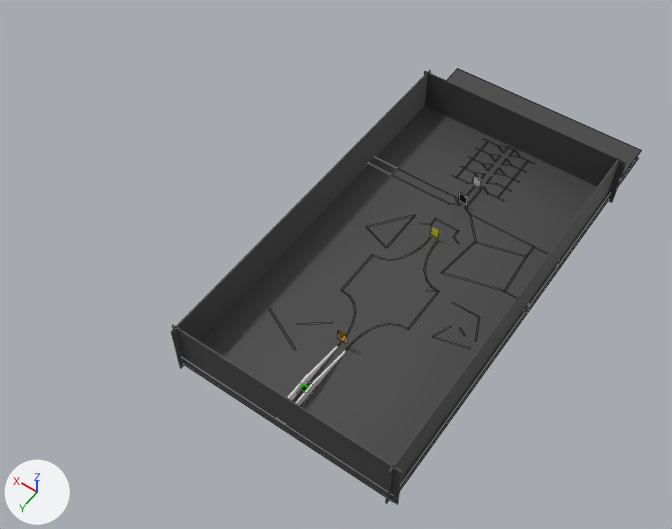
Two versions of the Blender file Modelling/DOUG.blend, one commit apart.
Both versions are drawn from a 50 mm camera at (-65.1, 108.6, 179.3) aimed at (16.7, -5.9, -0.6). The axes (+X, +Y, +Z) are drawn at lower left. The lights are the same throughout. Mesh edges are drawn as thin lines on the coarser meshes.

The scene before the commit, as lines of its bpy script (objects in view):
```python
me_cube_003 = bpy.data.meshes.new('Cube.003')
me_cube_003.from_pydata(...)  # 40 vertices, 38 faces; spans x -1.0..1.0, y -1.0..1.0, z -1.0..1.0
me_cube_003.materials.append(mat_material_008)  # dark grey #464646
me_cube_033 = bpy.data.meshes.new('Cube.033')
me_cube_033.from_pydata([(8.5, 18.1, 0.0), (8.5, 18.1, 0.0), (8.5, -18.1, 0.0), (8.5, -18.1, 0.0), (-8.5, 18.1, 0.0), (-8.5, 18.1, 0.0), (-8.5, -18.1, 0.0), (-8.5, -18.1, 0.0)], [], [(0, 4, 6, 2), (3, 2, 6, 7), (7, 6, 4, 5), (5, 1, 3, 7), (1, 0, 2, 3), (5, 4, 0, 1)])
me_cube_033.materials.append(mat_material_008)  # dark grey #464646
me_cube_061 = bpy.data.meshes.new('Cube.061')
me_cube_061.from_pydata(...)  # 40 vertices, 38 faces; spans x -1.0..1.0, y -1.0..1.0, z -1.0..1.0
me_cube_061.materials.append(mat_material_008)  # dark grey #464646
ob_floor_col_001 = bpy.data.objects.new('floor-col.001', me_cube_033)
ob_floor_col_001.location = (-0.3, -22.2, 3.0)
ob_floor_col_001.scale = (3.31, 3.31, 3.31)
ob_outerwall_col = bpy.data.objects.new('outerwall-col', me_cube_061)
ob_outerwall_col.location = (-0.5, 37.4, 7.4)
ob_outerwall_col.rotation_euler = (0.0, 0.0, -1.571)  # degrees (0, 0, -90)
ob_outerwall_col.scale = (-0.195, 29.2, 7.44)
ob_outerwall_col_001 = bpy.data.objects.new('outerwall-col.001', me_cube_003)
ob_outerwall_col_001.location = (-27.7, -12.7, 7.4)
ob_outerwall_col_001.scale = (-0.195, 51.5, 7.44)
# also in view: 'outerwall-col.003' at (-0.5, -63.3, 7.4); 'outerwall-col.002' at (27.6, -12.9, 7.4); 'floor-col' at (-0.3, -22.2, 0.1)
```
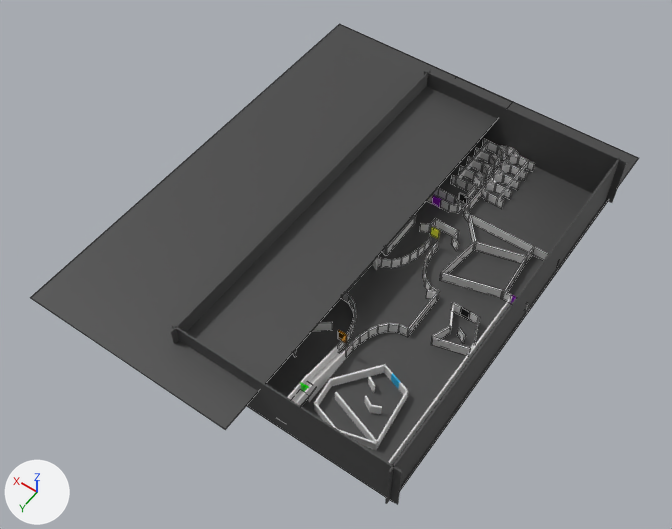
Pixel boxes (x1, y1, x2, y2) of what changed, in the pictures (672 x 529 px):
'floor-col.001', moved
    before: (199, 69, 641, 484)
    after: (31, 24, 513, 429)
'floor-col', unchanged, uncovered by the edit
    before: (400, 157, 638, 490)
    after: (266, 79, 638, 490)

What the commit changed:
Object 'floor-col.001' (ob_floor_col_001) moves from (-0.3, -22.2, 3.0) to (33.7, -11.4, 10.2).
